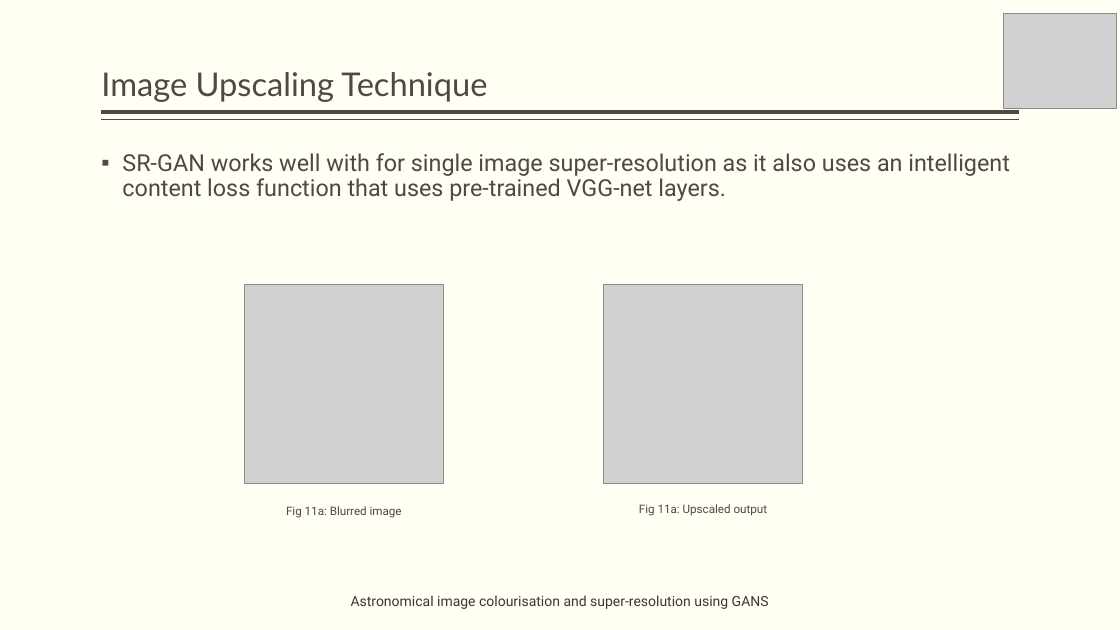
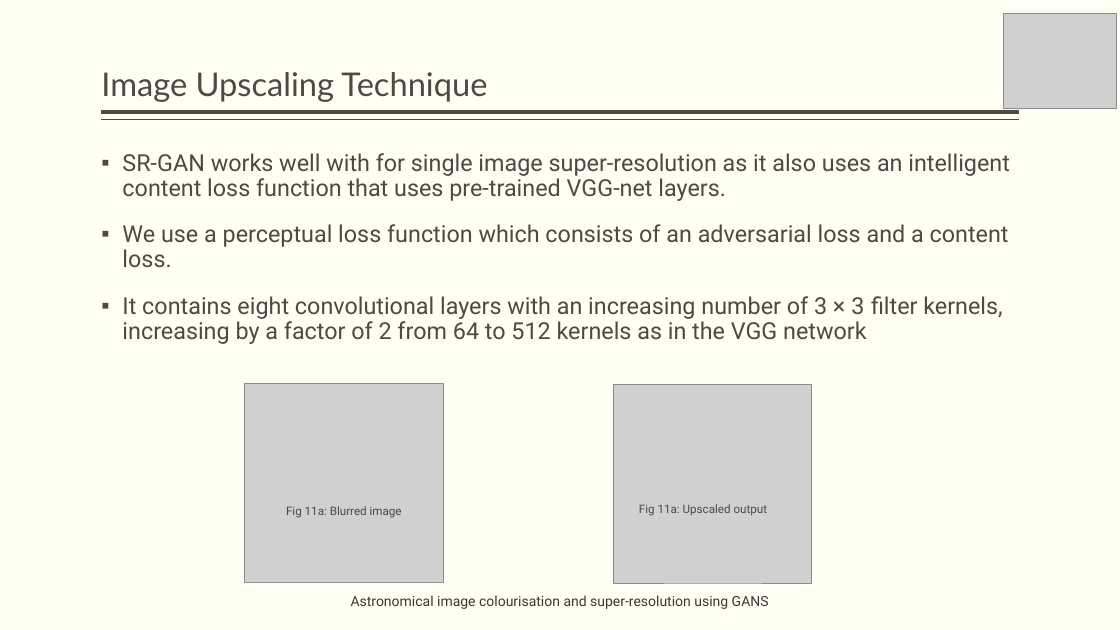
Before and after one commit to obi-wan-shinobi/Literature-Review, a slide deck: slide 8 of Presentation/Stage_2/stage_2_presentation.pptx (slide 7 before the commit). Drawn at 1120x630 pixels with LibreOffice and Linux fonts; fonts in the diff are those of the drawing; grey boxes stand for pictures. Boxes give left, top, right and bottom in pixels: in the first picture for what was removed or moved away, otherwise in the second. Text is boxed around its words. In the diff, an @@ line names an element or a change of style, - is before the commit and + after.

```diff
--- a/Presentation/Stage_2/stage_2_presentation.pptx
+++ b/Presentation/Stage_2/stage_2_presentation.pptx
@@ text at [122,224,1009,344]: paragraphs added @@
+▪ We use a perceptual loss function which consists of an adversarial loss and a content loss.
+▪ It contains eight convolutional layers with an increasing number of 3 × 3 filter kernels, increasing by a factor of 2 from 64 to 512 kernels as in the VGG network
@@ picture: place and size @@
-picture at [245,285,443,483]
+picture at [245,384,443,582]
@@ picture: place and size @@
-picture at [604,285,802,483]
+picture at [613,385,812,583]
```
Also in this commit, not shown: 3 other slides changed, 6 slides added, 11 other files.
